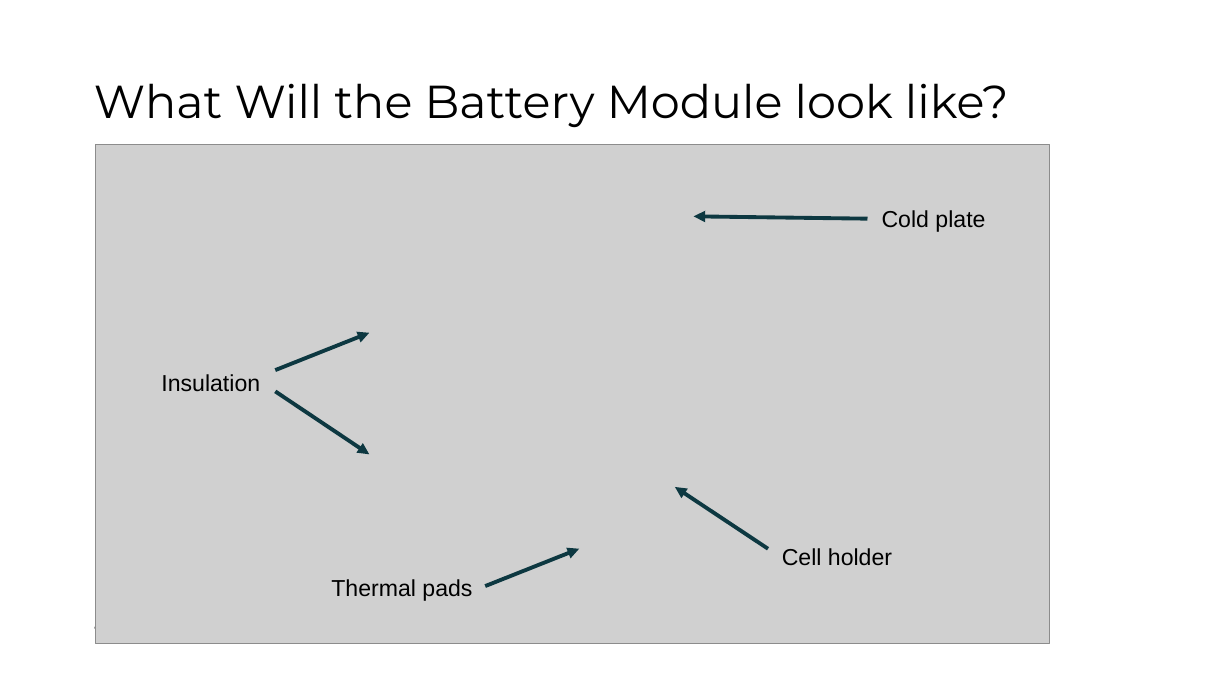
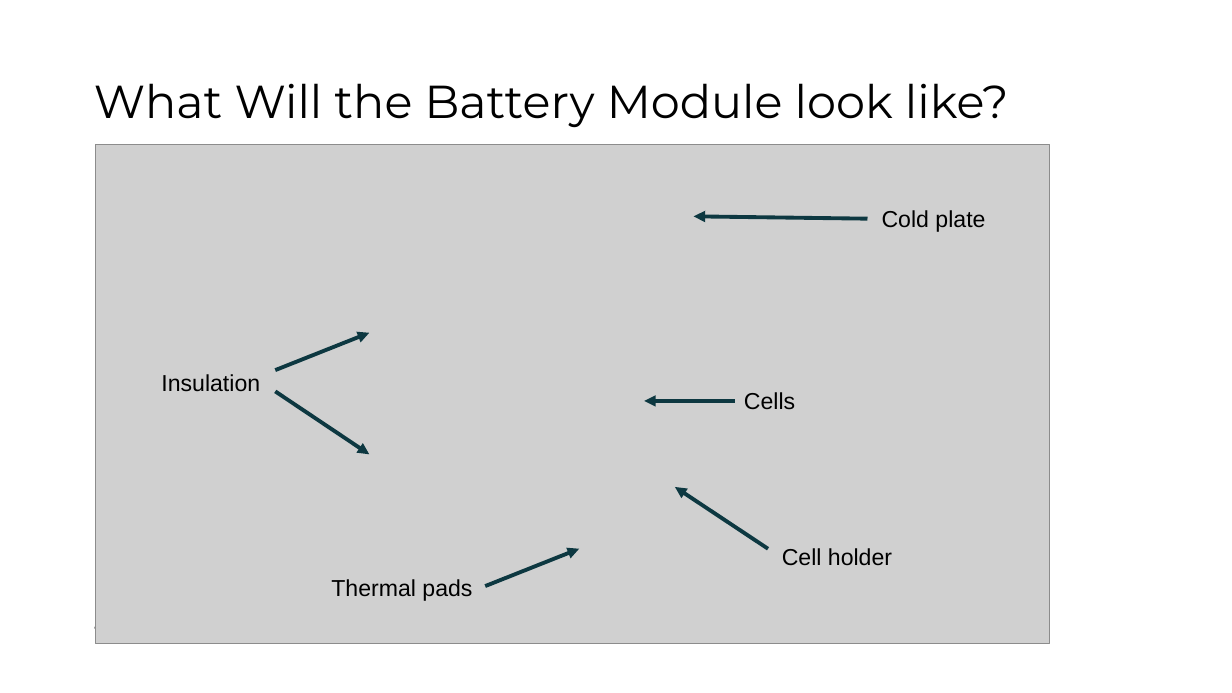
Before and after one commit to ARTS-Laboratory/Smart-Pack-for-Advanced-Research-and-Control, a slide deck: slide 4 of design_considerations/SPARC-design.pptx. Drawn at 1232x693 pixels with LibreOffice and Linux fonts; fonts in the diff are those of the drawing; grey boxes stand for pictures; background and template pictures are left out. Boxes give left, top, right and bottom in pixels: in the first picture for what was removed or moved away, otherwise in the second. Text is boxed around its words. In the diff, an @@ line names an element or a change of style, - is before the commit and + after.

```diff
--- a/design_considerations/SPARC-design.pptx
+++ b/design_considerations/SPARC-design.pptx
@@ arrow added from (735, 401) to (644, 401), #0D3841 3 pt @@
@@ text added at <box>744,392,795,410</box>, 18 pt, text #000000 @@
+Cells
```
Also in this commit, not shown: 1 other file.
